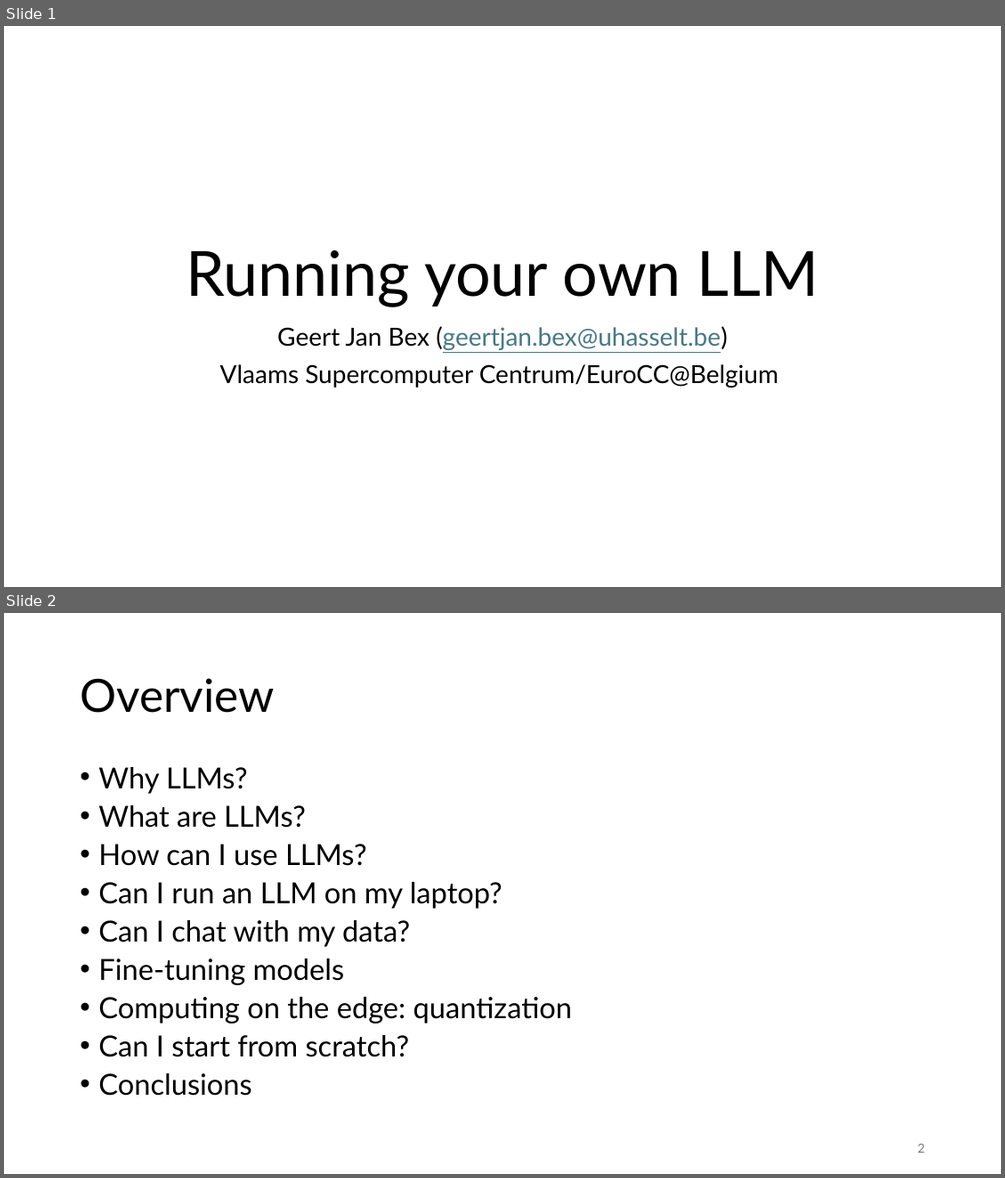
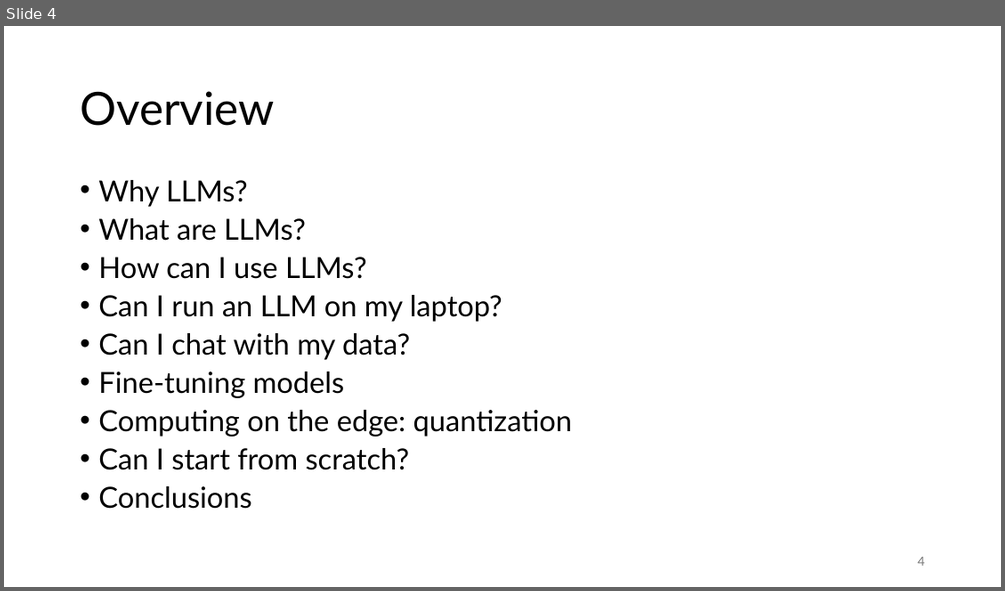
Before and after one commit to gjbex/Deploying-LLMs-locally, a slide deck: local_LLMs.pptx. Shown one above the other, each under a label of ours: slides 1 and 2 before the commit, slide 4 after it. The pictures are 1005x1178 and 1005x591 pixels, drawn with LibreOffice and Linux fonts; fonts in the diff are those of the drawing. Boxes give left, top, right and bottom in pixels: in the first picture for what was removed or moved away, otherwise in the second. Text is boxed around its words. In the diff, an @@ line names an element or a change of style, - is before the commit and + after.

```diff
--- a/local_LLMs.pptx
+++ b/local_LLMs.pptx
@@ slide 1 removed at [4,26,1001,587], background #FFFFFF @@
@@ title removed at [186,250,819,307] @@
-Running your own LLM
@@ subtitle removed at [220,326,778,387] @@
-Geert Jan Bex (geertjan.bex@uhasselt.be)
-Vlaams Supercomputer Centrum/EuroCC@Belgium
@@ what was slide 2 is now slide 4 @@
@@ page number at [917,556,924,565]: text changed @@
-2
+4
```
Also in this commit, not shown: 2 slides changed, 8 slides added.
